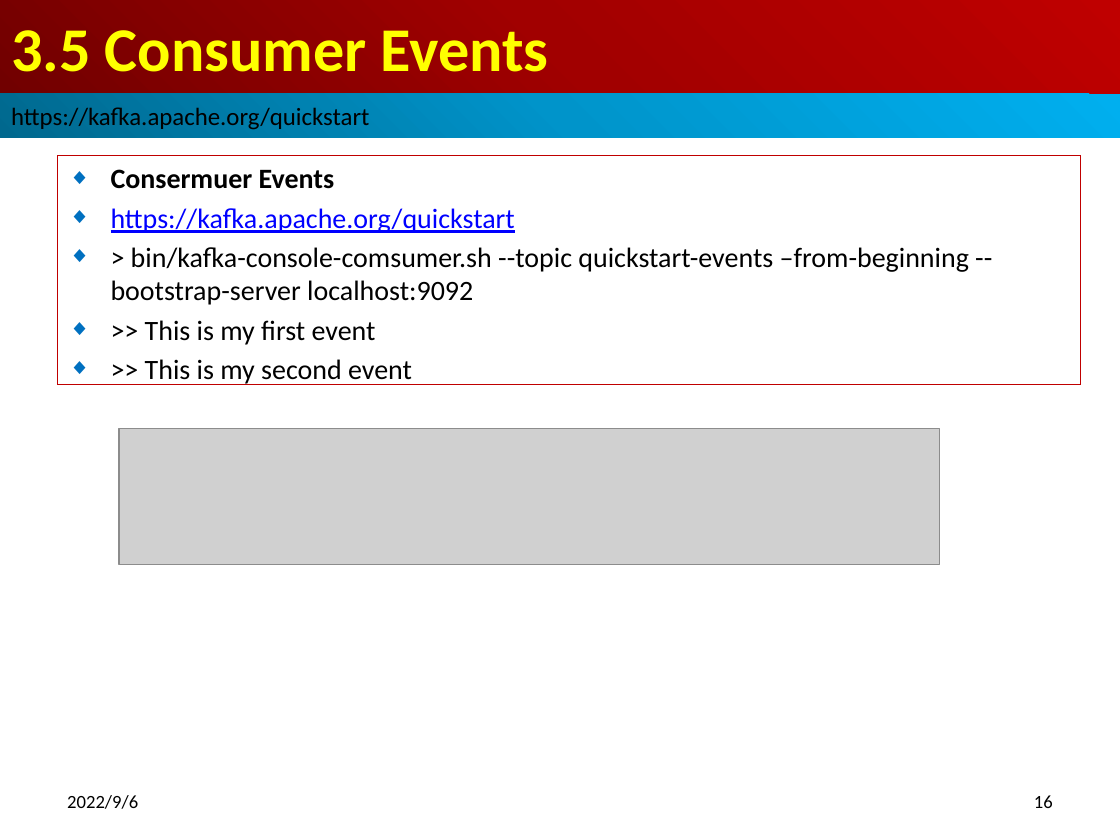
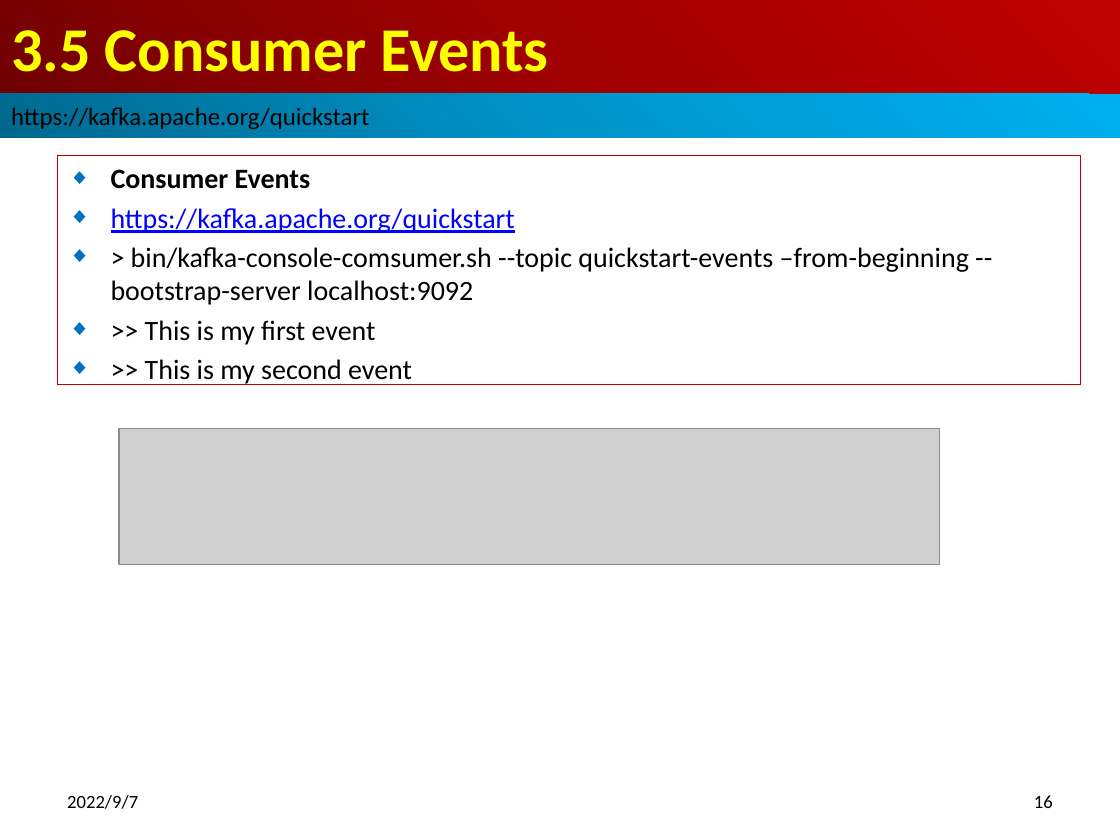
Before and after one commit to peterhchen/013_Kafka, a slide deck: slide 16 of 03_Install.pptx. Drawn at 1120x840 pixels with LibreOffice and Linux fonts; fonts in the diff are those of the drawing; grey boxes stand for pictures. Boxes give left, top, right and bottom in pixels: in the first picture for what was removed or moved away, otherwise in the second. Text is boxed around its words. In the diff, an @@ line names an element or a change of style, - is before the commit and + after.

```diff
--- a/03_Install.pptx
+++ b/03_Install.pptx
@@ subtitle at [111, 169, 311, 189]: text changed @@
-◆ Consermuer Events
+◆ Consumer Events
@@ text at [67, 795, 138, 809]: text changed @@
-2022/9/6
+2022/9/7
```
Also in this commit, not shown: 16 other slides changed, 1 other file.
